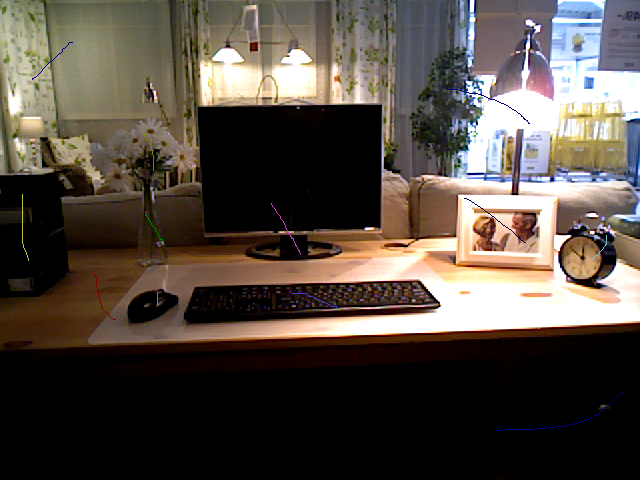
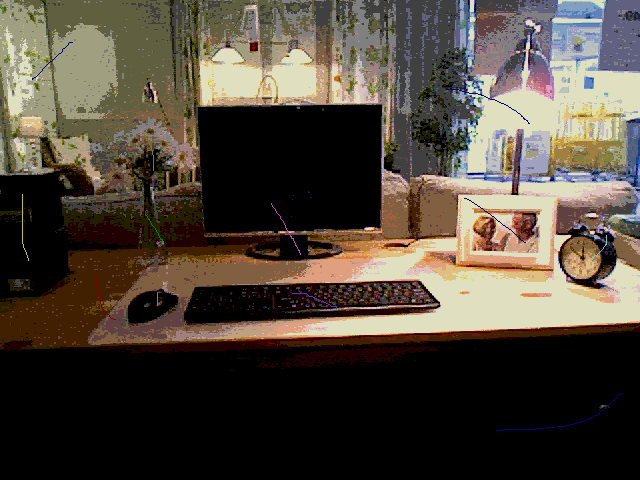
Comparing the layer stacks of the two w=640, h=480 images. Changes:
painted on "42.png" over 0, 0, 640, 480
